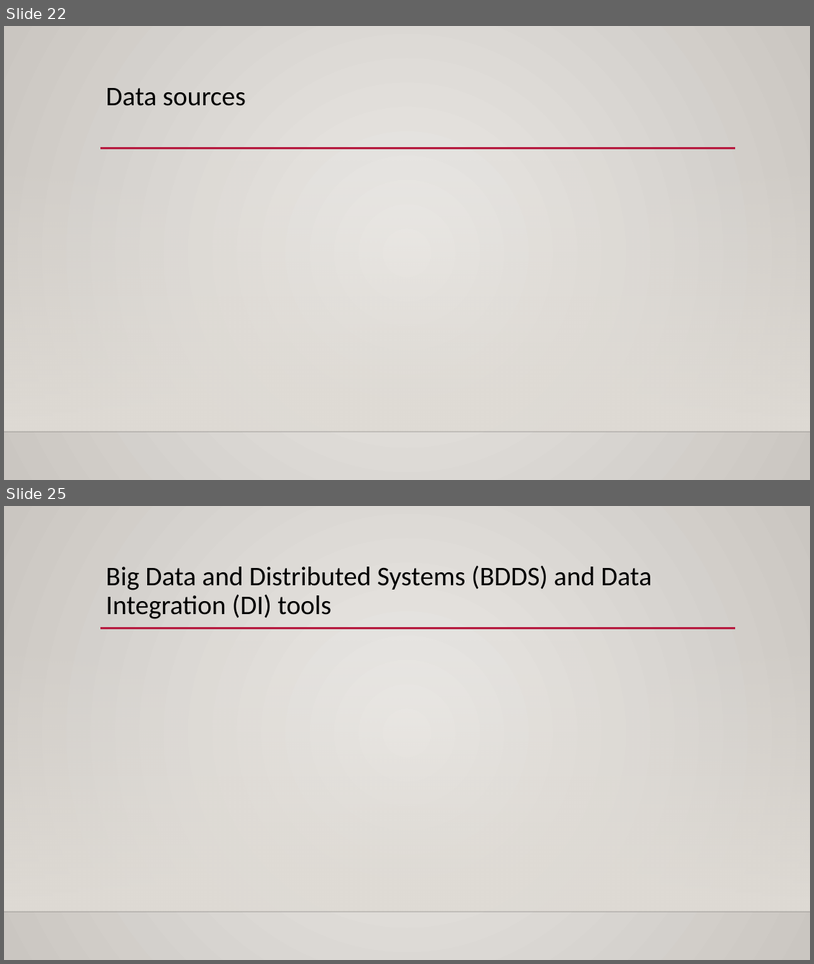
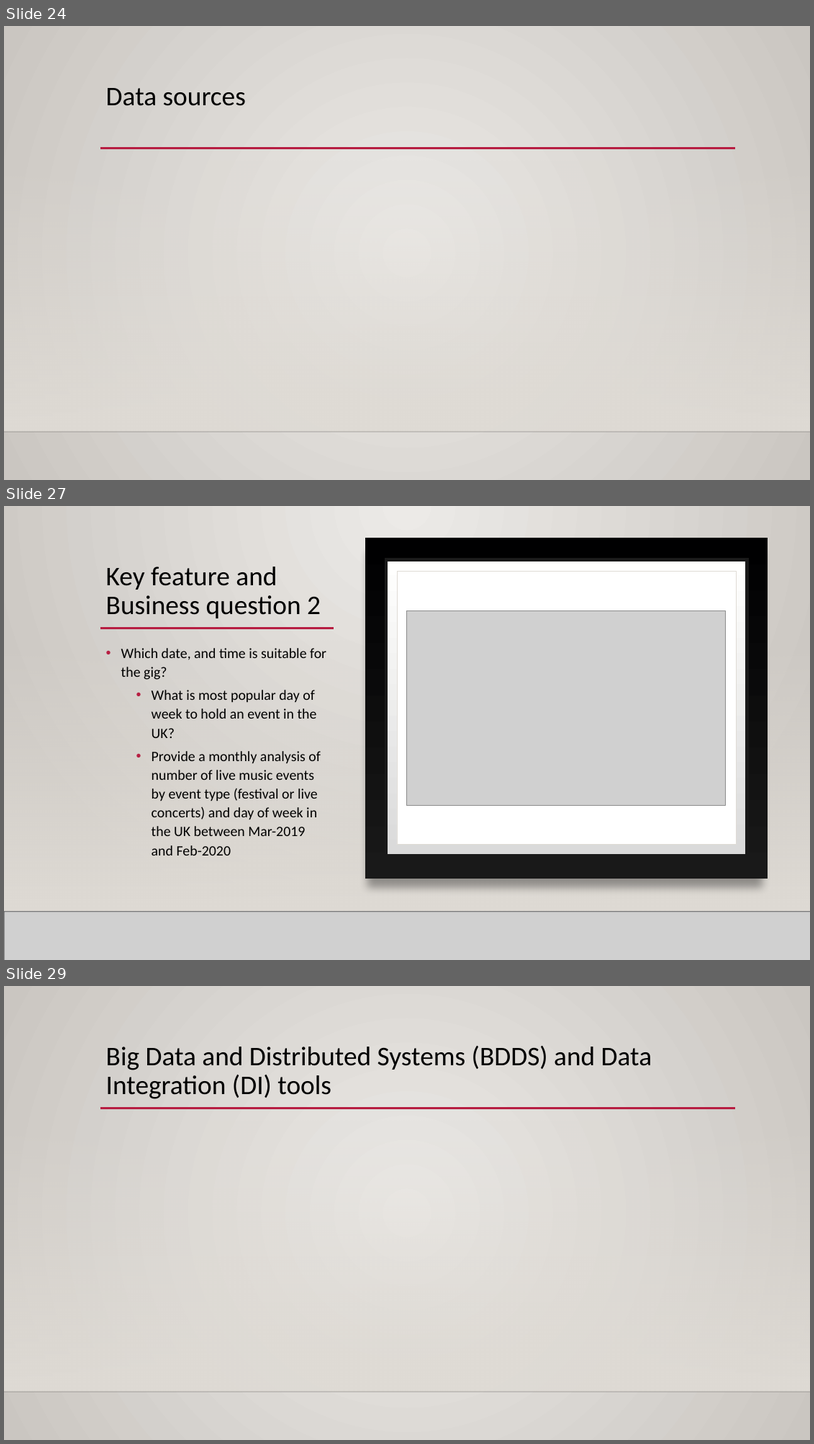
Before and after one commit to mahyarshu/Gigalytics, a slide deck: documents/Presentation/Innovators.pptx. Shown one above the other, each under a label of ours: slides 22 and 25 before the commit, slides 24, 27 and 29 after it; the slides between them are not shown. The pictures are 814x964 and 814x1444 pixels, drawn with LibreOffice and Linux fonts; fonts in the diff are those of the drawing; grey boxes stand for pictures; background and template pictures are left out. Boxes give left, top, right and bottom in pixels: in the first picture for what was removed or moved away, otherwise in the second. Text is boxed around its words. In the diff, an @@ line names an element or a change of style, - is before the commit and + after.

```diff
--- a/documents/Presentation/Innovators.pptx
+++ b/documents/Presentation/Innovators.pptx
@@ slide 27 added at [4,506,810,960], background gradient #ECEAE7 to #CAC7C1; not listed: 3 template elements that a slide beside it also shows @@
@@ rectangle added at [4,506,810,960], fill gradient #ECEAE7 to #CAC7C1 @@
@@ rectangle added at [365,538,768,879], fill gradient #000001 to #191919 @@
@@ title added at [106,566,321,618], 32 pt, text #000000 @@
+Key feature and Business question 2
@@ rectangle added at [386,560,748,855], fill gradient #DADADA to #FFFFFE, outline #191919 4 pt @@
@@ rectangle added at [397,571,737,844], fill #FFFFFF, outline #DFDBD5 0.5 pt @@
@@ picture added at [407,610,725,806] @@
@@ line added from (100, 628) to (334, 628), #B71E42 2.5 pt @@
@@ rectangle added at [4,640,810,911], fill gradient #DFDBD5 @@
@@ text added at [121,648,327,855], 17 pt, text #000000 @@
+• Which date, and time is suitable for the gig?
+  • What is most popular day of week to hold an event in the UK?
+  • Provide a monthly analysis of number of live music events by event type (festival or live concerts) and day of week in the UK between Mar-2019 and Feb-2020
@@ picture added at [4,911,810,960] @@
@@ line added from (4, 911) to (810, 911), #000001 1 pt @@
@@ what was slide 22 is now slide 24 @@
@@ what was slide 25 is now slide 29 @@
```
Also in this commit, not shown: 6 slides changed, 9 other slides added, 2 slides removed.
